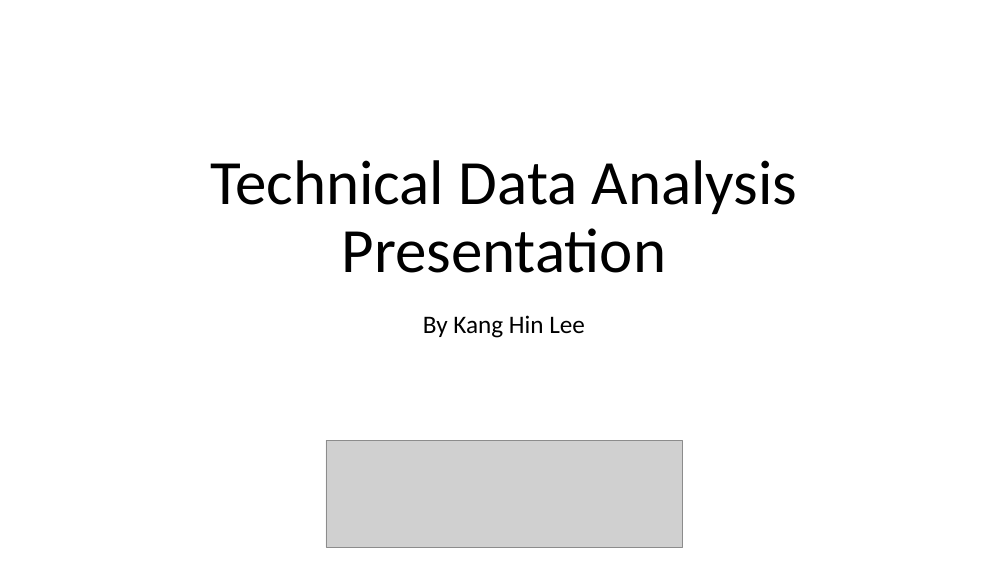
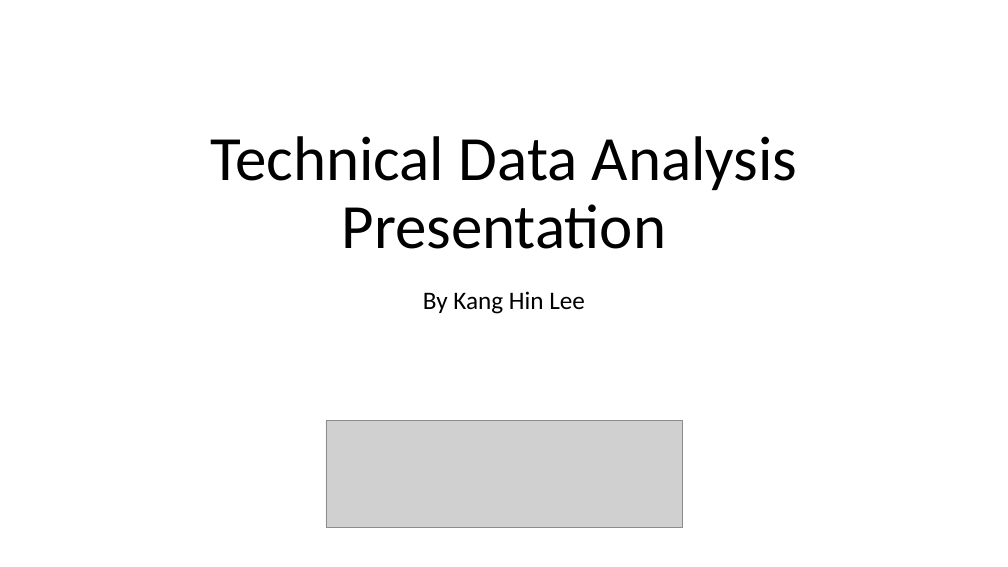
Before and after one commit to kanghinlee/interview_prep, a slide deck: slide 1 of pearson_edu_presentation/Pearson_edu_presentation.pptx. Drawn at 1008x567 pixels with LibreOffice and Linux fonts; fonts in the diff are those of the drawing; grey boxes stand for pictures. Boxes give left, top, right and bottom in pixels: in the first picture for what was removed or moved away, otherwise in the second. Text is boxed around its words. In the diff, an @@ line names an element or a change of style, - is before the commit and + after.

```diff
--- a/pearson_edu_presentation/Pearson_edu_presentation.pptx
+++ b/pearson_edu_presentation/Pearson_edu_presentation.pptx
@@ title "Technical Data Analysis Presentation": place and size @@
-title "Technical Data Analysis Presentation" at box(210, 160, 798, 273)
+title "Technical Data Analysis Presentation" at box(210, 136, 798, 249)
@@ subtitle "By Kang Hin Lee": place and size @@
-subtitle "By Kang Hin Lee" at box(423, 315, 585, 338)
+subtitle "By Kang Hin Lee" at box(423, 291, 585, 314)
@@ picture: place and size @@
-picture at box(326, 440, 682, 547)
+picture at box(326, 420, 682, 528)
```
Also in this commit, not shown: 4 other slides changed, 2 slides added, 2 other files.
